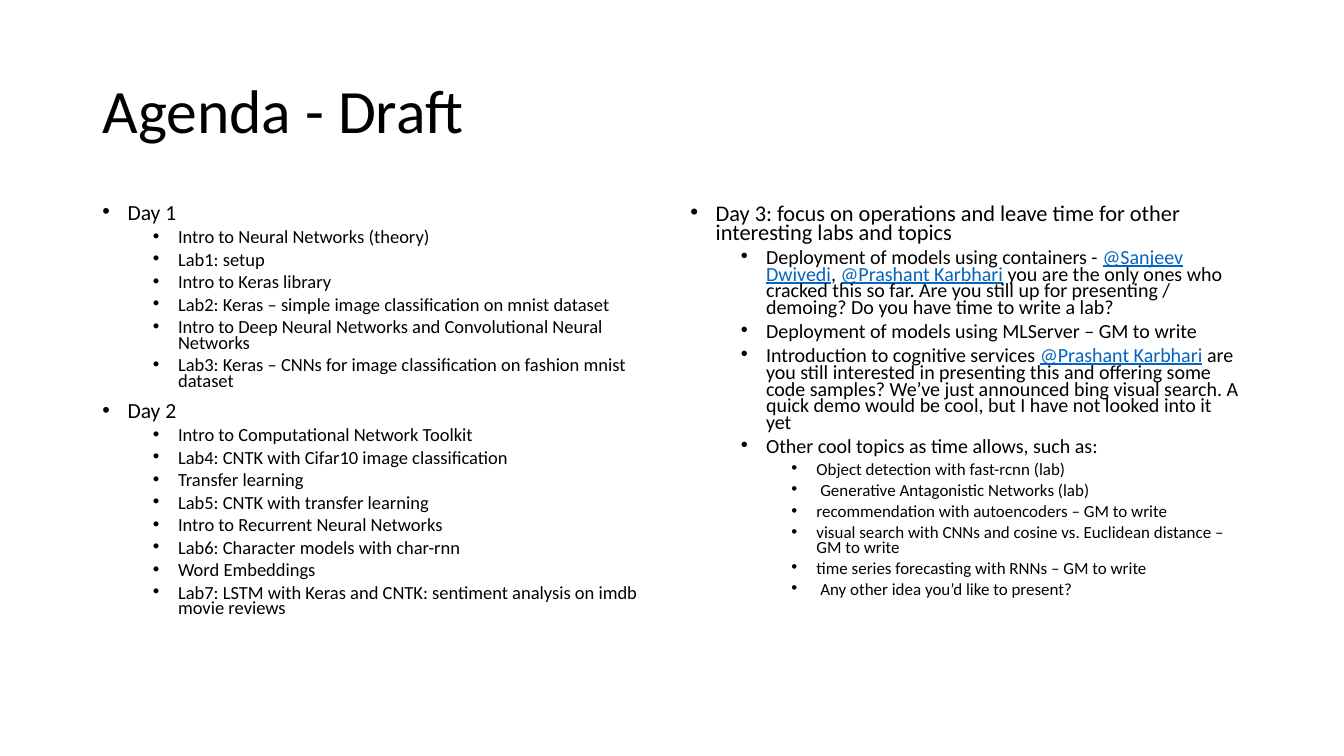
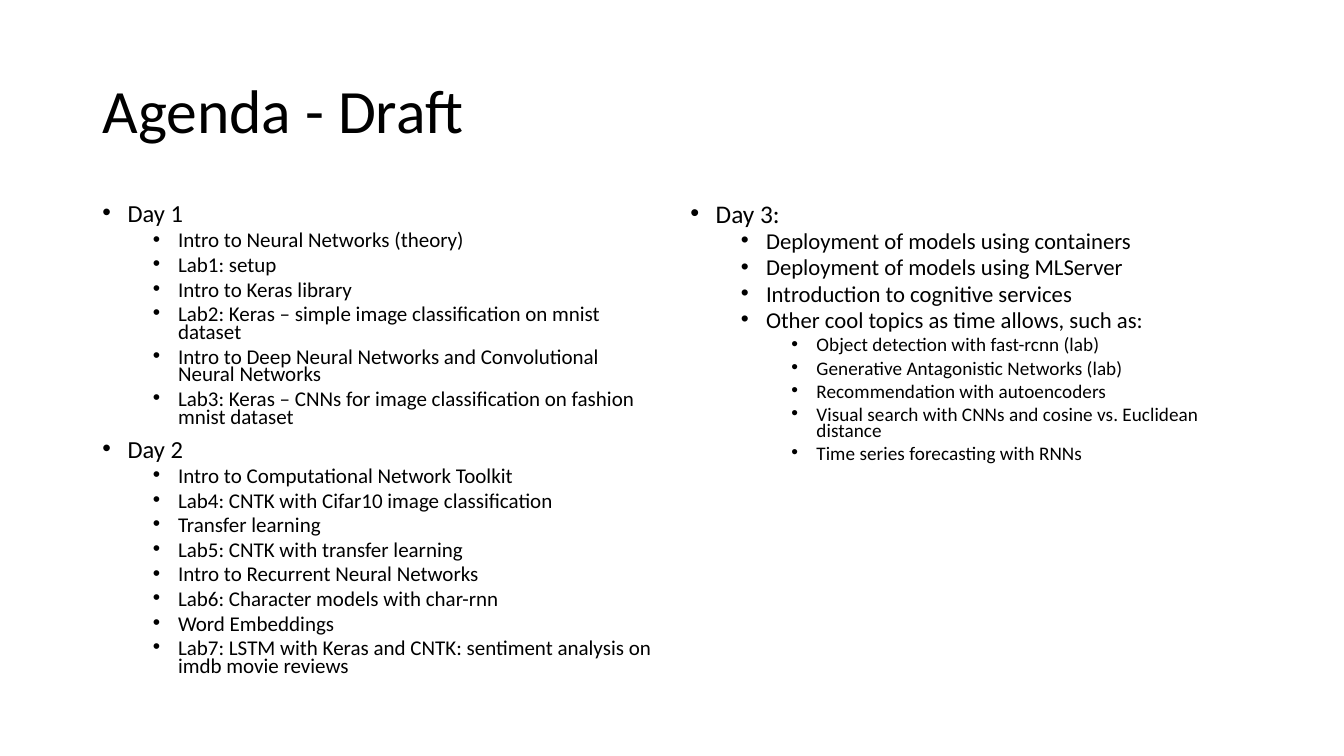
Before and after one commit to gmarchet/dnn-workshop, a slide deck: slide 2 of day1/Agenda.pptx. Drawn at 1344x756 pixels with LibreOffice and Linux fonts; fonts in the diff are those of the drawing. Boxes give left, top, right and bottom in pixels: in the first picture for what was removed or moved away, otherwise in the second. Text is boxed around its words. In the diff, an @@ line names an element or a change of style, - is before the commit and + after.

Commit message:
added some material on GANs and a simple lab with keras

```diff
--- a/day1/Agenda.pptx
+++ b/day1/Agenda.pptx
@@ text "Day 1" at <box>128,206,651,673</box>: size 15.4 to 17.5 pt in "Day 1", "Day 2"; size 13.2 to 15 pt @@
@@ text at <box>716,206,1131,306</box>: text changed; size 14.3 to 16.2 pt @@
-• Day 3: focus on operations and leave time for other interesting labs and topics
-  • Deployment of models using containers - @Sanjeev Dwivedi, @Prashant Karbhari you are the only ones who cracked this so far. Are you still up for presenting / demoing? Do you have time to write a lab?
-  • Deployment of models using MLServer – GM to write
-  • Introduction to cognitive services @Prashant Karbhari are you still interested in presenting this and offering some code samples? We’ve just announced bing visual search. A quick demo would be cool, but I have not looked into it yet
+• Day 3:
+  • Deployment of models using containers
+  • Deployment of models using MLServer
+  • Introduction to cognitive services
@@ text at <box>766,312,1143,379</box>: size 14.3 to 16.2 pt in "Other cool topics as time allows, such ..."; size 12.1 to 13.8 pt in "Object detection with fast-rcnn (lab)", "Generative Antagonistic Networks (lab)" @@
@@ text at <box>816,384,1198,464</box>: text changed; size 12.1 to 13.8 pt @@
-    • recommendation with autoencoders – GM to write
-    • visual search with CNNs and cosine vs. Euclidean distance – GM to write
-    • time series forecasting with RNNs – GM to write
-    • Any other idea you’d like to present?
+    • Recommendation with autoencoders
+    • Visual search with CNNs and cosine vs. Euclidean distance
+    • Time series forecasting with RNNs
```
Also in this commit, not shown: 1 slide added, 5 other files.
